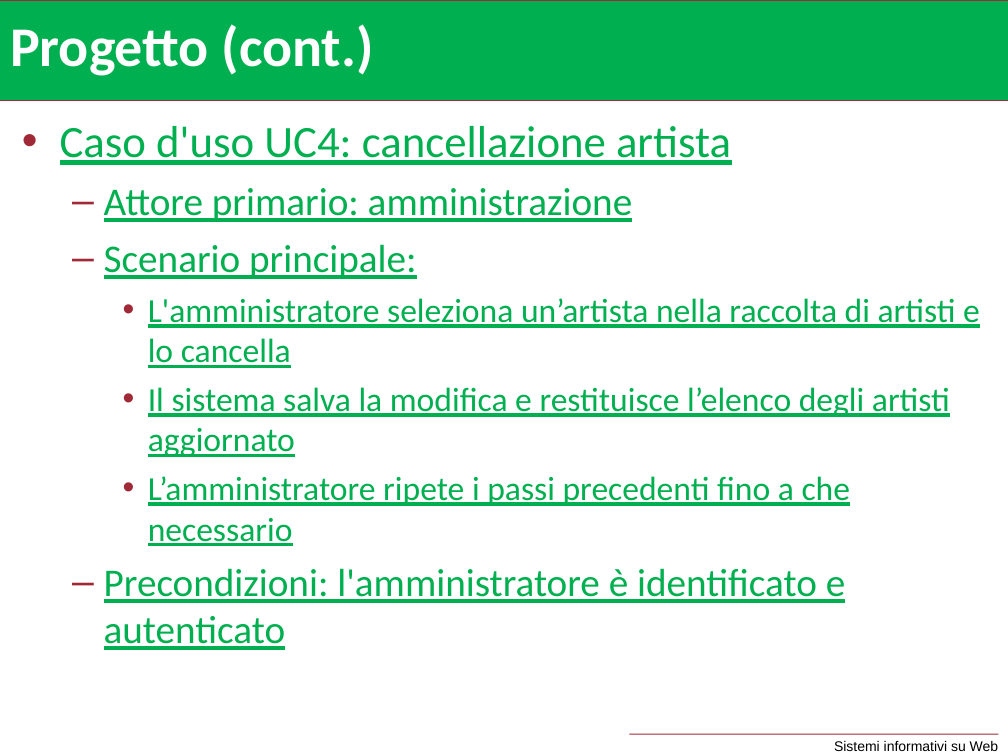
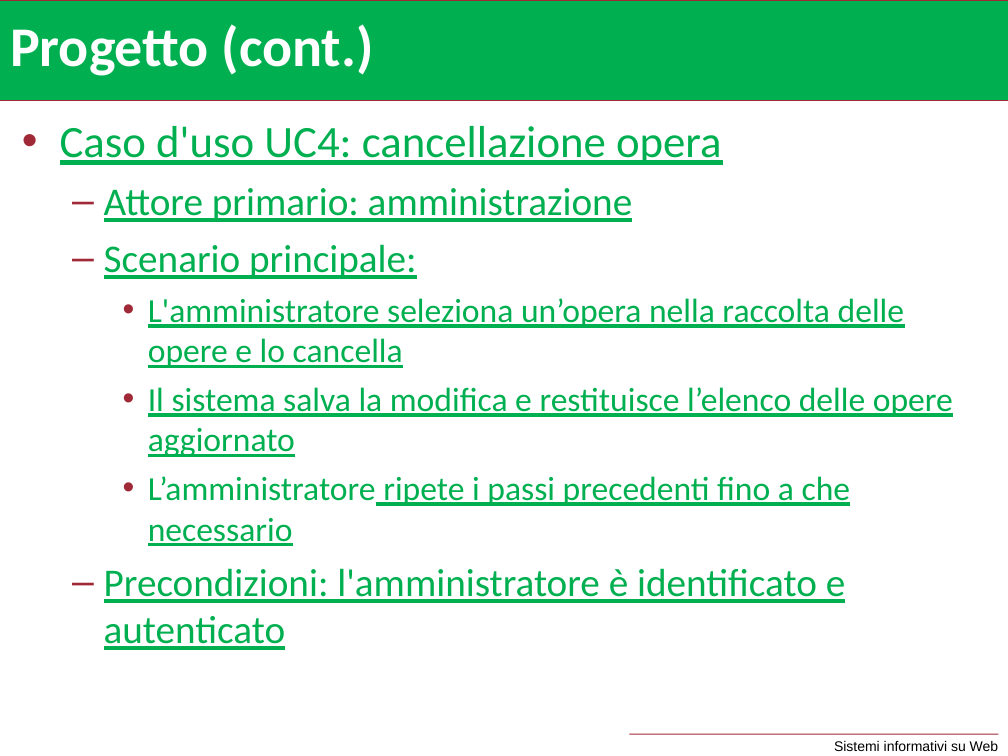
Before and after one commit to Zefyrus94/progettoSiw2017, a slide deck: slide 5 of galleria/casi d'uso e DCD.ppt. Drawn at 1008x756 pixels with LibreOffice and Linux fonts; fonts in the diff are those of the drawing. Boxes give left, top, right and bottom in pixels: in the first picture for what was removed or moved away, otherwise in the second. Text is boxed around its words. In the diff, an @@ line names an element or a change of style, - is before the commit and + after.

Commit message:
correzione imprecisione in casi d'uso

```diff
--- a/galleria/casi d'uso e DCD.ppt
+++ b/galleria/casi d'uso e DCD.ppt
@@ text at bbox=[60, 126, 722, 165]: text changed @@
-• Caso d'uso UC4: cancellazione artista
+• Caso d'uso UC4: cancellazione opera
@@ text at bbox=[148, 298, 953, 457]: text changed @@
-    • L'amministratore seleziona un’artista nella raccolta di artisti e lo cancella
-    • Il sistema salva la modifica e restituisce l’elenco degli artisti aggiornato
+    • L'amministratore seleziona un’opera nella raccolta delle opere e lo cancella
+    • Il sistema salva la modifica e restituisce l’elenco delle opere aggiornato
@@ text at bbox=[148, 476, 851, 546]: underline off in "L’amministratore" @@
```
